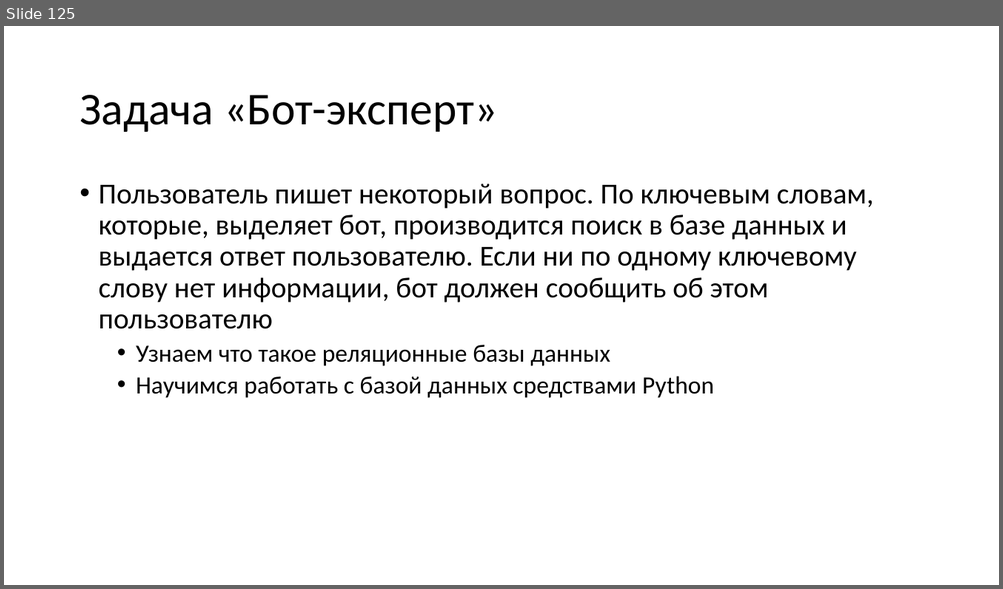
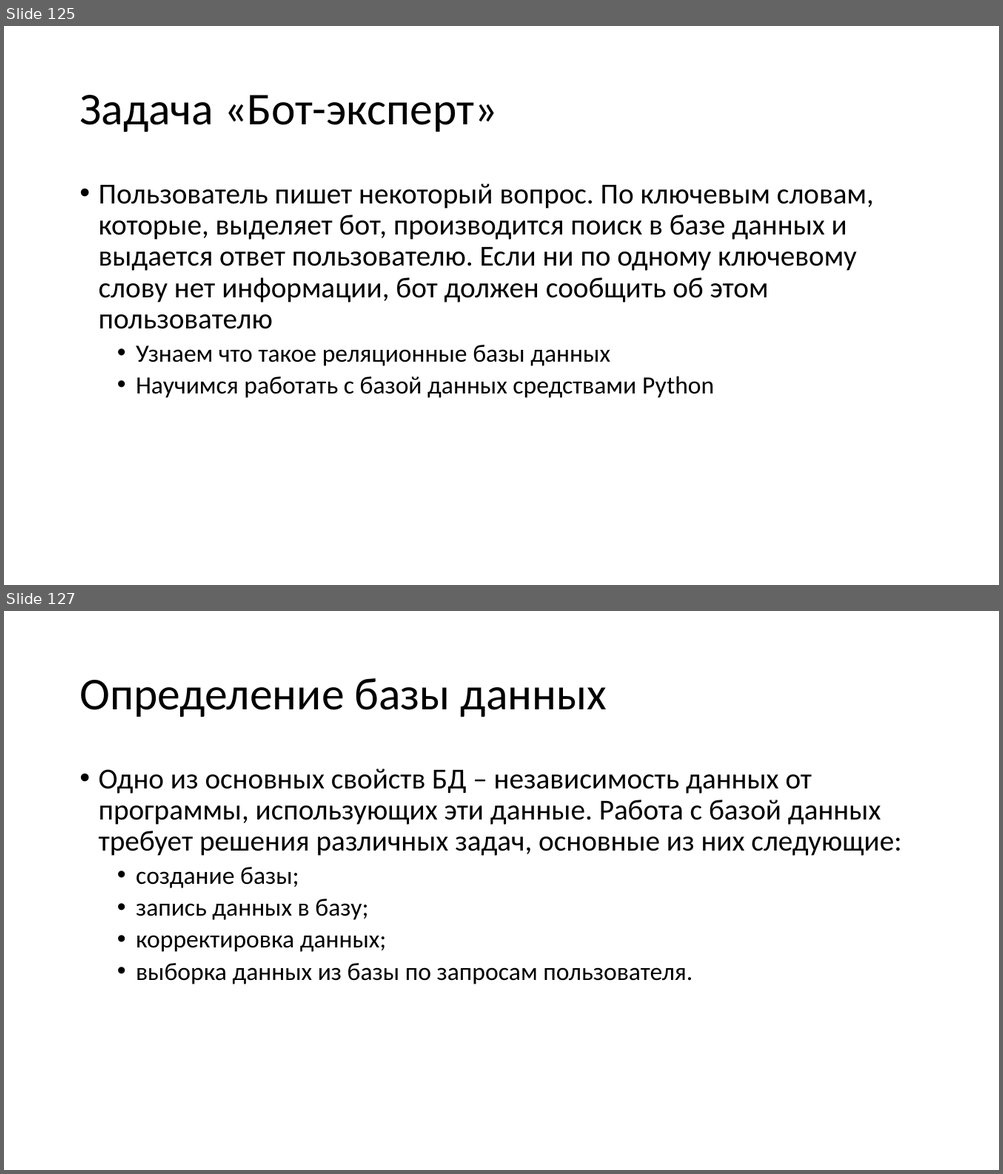
Before and after one commit to paveltsytovich/telegram-course, a slide deck: Presentation/Разработка ботов для телеграмм на Python.pptx. Shown one above the other, each under a label of ours: slide 125 before the commit, slides 125 and 127 after it; the slides between them are not shown. The pictures are 1003x589 and 1003x1174 pixels, drawn with LibreOffice and Linux fonts; fonts in the diff are those of the drawing. Boxes give left, top, right and bottom in pixels: in the first picture for what was removed or moved away, otherwise in the second. Text is boxed around its words. In the diff, an @@ line names an element or a change of style, - is before the commit and + after.

Commit message:
Определение базы данных, СУБД и таблиц

```diff
--- a/Presentation/Разработка ботов для телеграмм на Python.pptx
+++ b/Presentation/Разработка ботов для телеграмм на Python.pptx
@@ slide 127 added at (4, 611, 999, 1170), background #FFFFFF @@
@@ title added at (79, 678, 606, 717), 44 pt, text #000000 @@
+Определение базы данных
@@ text added at (99, 769, 901, 985), 28 pt, text #000000 @@
+• Одно из основных свойств БД – независимость данных от программы, использующих эти данные. Работа с базой данных требует решения различных задач, основные из них следующие:
+  • создание базы;
+  • запись данных в базу;
+  • корректировка данных;
+  • выборка данных из базы по запросам пользователя.
```
Also in this commit, not shown: 1 slide changed, 8 other slides added.
